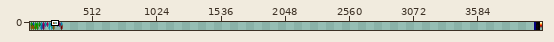
Two states of a sprite sheet, images/tiles.png. Above, an overview of the earlier version with the close-up marked.
Close-up. Before the commit:
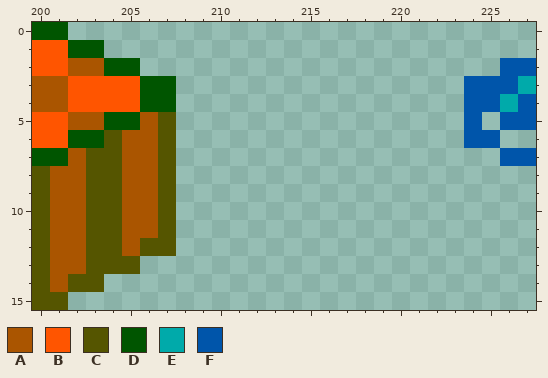
The file is 4096x16 pixels. Shown: x 200..227, y 0..15. The wide view leaves out empty margins.
Palette (. is transparent): A #aa5500  B #ff5500  C #555500  D #005500  E #00aaaa  F #0055aa
Pixels before, first column x 200:
 0 DD..........................
 1 BBDD........................
 2 BBAADD....................FF
 3 AABBBBDD................FFFE
 4 AABBBBDD................FFEF
 5 BBAADDAC................F.FF
 6 BBDDCAAC................FF..
 7 DDACCAAC..................FF
 8 CAACCAAC....................
 9 CAACCAAC....................
10 CAACCAAC....................
11 CAACCAAC....................
12 CAACCACC....................
13 CAACCC......................
14 CACC........................
15 CC..........................
The same view after the edit:
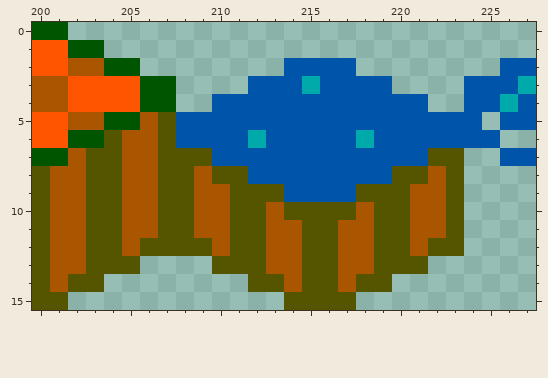
Diff:
Changed rows in their new state; - is an unchanged pixel.
first column x 208:
 2 ------FFFF------
 3 ----FFFEFFFF----
 4 --FFFFFFFFFFFF--
 5 FFFFFFFFFFFFFFFF
 6 FFFFEFFFFFEFFFFF
 7 CCFFFFFFFFFFFFCC
 8 CACCFFFFFFFFCCAC
 9 CAACCCFFFFCCCAAC
10 CAACCACCCCACCAAC
11 CAACCAACCAACCAAC
12 CCACCAACCAACCACC
13 --CCCAACCAACCC--
14 ----CCACCACC----
15 ------CCCC------
Pixel boxes of the changes (left, top, right, bottom) in both close-ups:
added: (176, 58, 464, 310)
